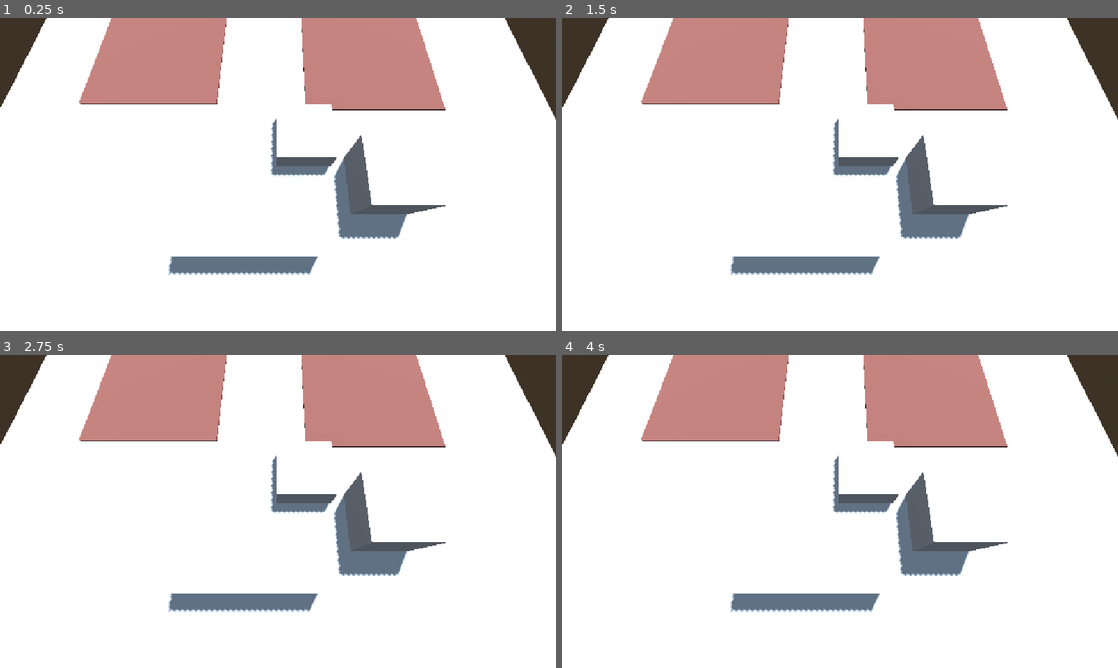
Above: before the commit, frames 1-4 (two rows, left to right).
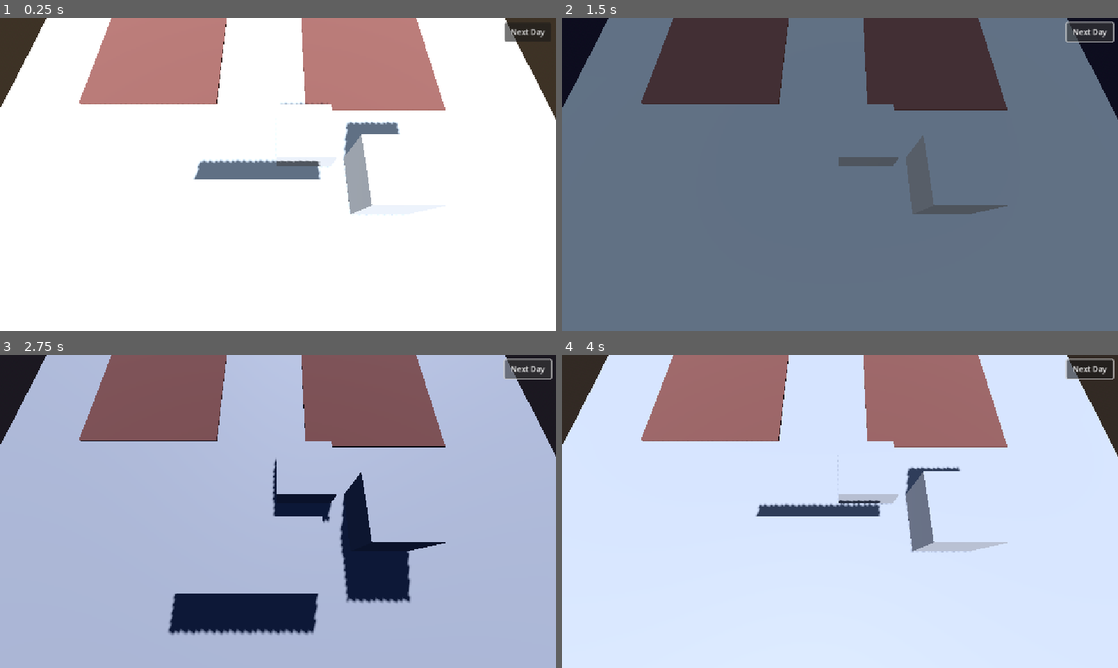
Above: after the commit, the same moments.

Repository: ToBinio/secrets-of-soil
Game: Godot game, scene res://scenes/main.tscn
Two runs of this game, one before a commit and one after it. Both use one fixed random seed, a clock stepped at 60 frames per second and the inputs below.
Inputs (mouse positions are in pixels of both pictures, inside the frame that each line leads up to):
- Up to frame 1 (0.25 s): no input
- Up to frame 2 (1.5 s): click (1090, 30) at 0.5 s, where only the run after the commit has a clickable "Next Day"; click (1090, 30) at 1.25 s, where only the run after the commit has a clickable "Next Day"
- Up to frame 3 (2.75 s): click (528, 367) at 2 s, where only the run after the commit has a clickable "Next Day"
- Up to frame 4 (4 s): move the mouse to (962, 495) at 2.77 s; click (962, 495) at 2.92 s; move the mouse to (728, 527) at 3.52 s; click (728, 527) at 3.67 s

The runs differ from the first frame. In frame 1, 6.1% of the frame differs, in the area x 14-99%, y 1-83%; in frame 2, 95%; in frame 3, 100%, in the area x 0-100%, y 0-100%; in frame 4, 98%.

Commit message:
add simple day-night-cycle

Diff:
--- a/project.godot
+++ b/project.godot
@@ -17,7 +17,7 @@
 
 [autoload]
 
-PlantInfo="*res://scripts/autoloads/plantInfo.gd"
+Global="*res://scripts/autoloads/global.gd"
 
 [display]
 
--- a/scenes/info.gd
+++ b/scenes/info.gd
@@ -6,7 +6,7 @@
 var _open: bool = false;
 
 func _ready() -> void:
-	PlantInfo.on_plant_show.connect(_on_plant_show)
+	Global.on_plant_show.connect(_on_plant_show)
 
 func _on_plant_show(plant: Plant):
 	label.text = plant.name
@@ -18,6 +18,8 @@
 	_open = true
 
 func _on_close_button_down() -> void:
+	print("close")
+
 	if(!_open):
 		return
 
--- a/scenes/info.tscn
+++ b/scenes/info.tscn
@@ -77,6 +77,7 @@
 anchor_bottom = 1.0
 offset_left = -326.0
 offset_right = -6.0
+offset_bottom = 648.0
 grow_vertical = 2
 
 [node name="Label" type="Label" parent="Panel"]
--- a/scenes/main.tscn
+++ b/scenes/main.tscn
@@ -1,15 +1,148 @@
-[gd_scene load_steps=7 format=3 uid="uid://c4l41075qhjsw"]
+[gd_scene load_steps=12 format=3 uid="uid://c4l41075qhjsw"]
 
 [ext_resource type="Script" uid="uid://ck4nxaeidpcxl" path="res://scripts/camera.gd" id="1_0wfyh"]
 [ext_resource type="PackedScene" uid="uid://22wsbw7e8njp" path="res://scenes/world.tscn" id="1_o5qli"]
+[ext_resource type="Script" uid="uid://c41htxxbt565f" path="res://scripts/environment.gd" id="1_tbgi4"]
+[ext_resource type="Script" uid="uid://cb4ftraq7hg1l" path="res://scripts/next_day.gd" id="2_jyhfs"]
 [ext_resource type="PackedScene" uid="uid://cec3esephtkpq" path="res://scenes/info.tscn" id="3_sugp2"]
 
-[sub_resource type="ProceduralSkyMaterial" id="ProceduralSkyMaterial_o5qli"]
-sky_horizon_color = Color(0.662243, 0.671743, 0.686743, 1)
-ground_horizon_color = Color(0.662243, 0.671743, 0.686743, 1)
+[sub_resource type="Animation" id="Animation_sugp2"]
+resource_name = "DayNightCycle"
+length = 4.0
+tracks/0/type = "value"
+tracks/0/imported = false
+tracks/0/enabled = true
+tracks/0/path = NodePath("Sun:rotation")
+tracks/0/interp = 1
+tracks/0/loop_wrap = true
+tracks/0/keys = {
+"times": PackedFloat32Array(0, 3.96667),
+"transitions": PackedFloat32Array(0.594604, 1),
+"update": 0,
+"values": [Vector3(-0.698132, -0.176278, -0.225147), Vector3(5.58505, -0.176278, -0.225147)]
+}
+tracks/1/type = "value"
+tracks/1/imported = false
+tracks/1/enabled = true
+tracks/1/path = NodePath("WorldEnvironment:environment:sky:sky_material:sky_top_color")
+tracks/1/interp = 1
+tracks/1/loop_wrap = true
+tracks/1/keys = {
+"times": PackedFloat32Array(0, 1.02203, 4),
+"transitions": PackedFloat32Array(1, 1, 1),
+"update": 0,
+"values": [Color(0.385, 0.454, 0.55, 1), Color(0.0627451, 0.0980392, 0.207843, 1), Color(0.385, 0.454, 0.55, 1)]
+}
+tracks/2/type = "value"
+tracks/2/imported = false
+tracks/2/enabled = true
+tracks/2/path = NodePath("WorldEnvironment:environment:sky:sky_material:sky_horizon_color")
+tracks/2/interp = 1
+tracks/2/loop_wrap = true
+tracks/2/keys = {
+"times": PackedFloat32Array(0, 1.03556, 4),
+"transitions": PackedFloat32Array(1, 1, 1),
+"update": 0,
+"values": [Color(0.6463, 0.6558, 0.6708, 1), Color(0.172549, 0.227451, 0.352941, 1), Color(0.6463, 0.6558, 0.6708, 1)]
+}
+tracks/3/type = "value"
+tracks/3/imported = false
+tracks/3/enabled = true
+tracks/3/path = NodePath("WorldEnvironment:environment:sky:sky_material:ground_horizon_color")
+tracks/3/interp = 1
+tracks/3/loop_wrap = true
+tracks/3/keys = {
+"times": PackedFloat32Array(0, 1.02203, 4),
+"transitions": PackedFloat32Array(1, 1, 1),
+"update": 0,
+"values": [Color(0.6463, 0.6558, 0.6708, 1), Color(0.172549, 0.227451, 0.352941, 1), Color(0.6463, 0.6558, 0.6708, 1)]
+}
+tracks/4/type = "value"
+tracks/4/imported = false
+tracks/4/enabled = true
+tracks/4/path = NodePath("WorldEnvironment:environment:sky:sky_material:ground_bottom_color")
+tracks/4/interp = 1
+tracks/4/loop_wrap = true
+tracks/4/keys = {
+"times": PackedFloat32Array(0, 1.04233, 4),
+"transitions": PackedFloat32Array(1, 1, 1),
+"update": 0,
+"values": [Color(0.2, 0.169, 0.133, 1), Color(0.0431373, 0.0470588, 0.109804, 1), Color(0.2, 0.169, 0.133, 1)]
+}
+
+[sub_resource type="Animation" id="Animation_jyhfs"]
+length = 0.001
+tracks/0/type = "value"
+tracks/0/imported = false
+tracks/0/enabled = true
+tracks/0/path = NodePath("Sun:rotation")
+tracks/0/interp = 1
+tracks/0/loop_wrap = true
+tracks/0/keys = {
+"times": PackedFloat32Array(0),
+"transitions": PackedFloat32Array(1),
+"update": 0,
+"values": [Vector3(-0.783525, -0.175988, -0.22486)]
+}
+tracks/1/type = "value"
+tracks/1/imported = false
+tracks/1/enabled = true
+tracks/1/path = NodePath("WorldEnvironment:environment:sky:sky_material:sky_top_color")
+tracks/1/interp = 1
+tracks/1/loop_wrap = true
+tracks/1/keys = {
+"times": PackedFloat32Array(0),
+"transitions": PackedFloat32Array(1),
+"update": 0,
+"values": [Color(0.385, 0.454, 0.55, 1)]
+}
+tracks/2/type = "value"
+tracks/2/imported = false
+tracks/2/enabled = true
+tracks/2/path = NodePath("WorldEnvironment:environment:sky:sky_material:sky_horizon_color")
+tracks/2/interp = 1
+tracks/2/loop_wrap = true
+tracks/2/keys = {
+"times": PackedFloat32Array(0),
+"transitions": PackedFloat32Array(1),
+"update": 0,
+"values": [Color(0.6463, 0.6558, 0.6708, 1)]
+}
+tracks/3/type = "value"
+tracks/3/imported = false
+tracks/3/enabled = true
+tracks/3/path = NodePath("WorldEnvironment:environment:sky:sky_material:ground_horizon_color")
+tracks/3/interp = 1
+tracks/3/loop_wrap = true
+tracks/3/keys = {
+"times": PackedFloat32Array(0),
+"transitions": PackedFloat32Array(1),
+"update": 0,
+"values": [Color(0.6463, 0.6558, 0.6708, 1)]
+}
+tracks/4/type = "value"
+tracks/4/imported = false
+tracks/4/enabled = true
+tracks/4/path = NodePath("WorldEnvironment:environment:sky:sky_material:ground_bottom_color")
+tracks/4/interp = 1
+tracks/4/loop_wrap = true
+tracks/4/keys = {
+"times": PackedFloat32Array(0),
+"transitions": PackedFloat32Array(1),
+"update": 0,
+"values": [Color(0.2, 0.169, 0.133, 1)]
+}
+
+[sub_resource type="AnimationLibrary" id="AnimationLibrary_tbgi4"]
+_data = {
+&"DayNightCycle": SubResource("Animation_sugp2"),
+&"RESET": SubResource("Animation_jyhfs")
+}
+
+[sub_resource type="ProceduralSkyMaterial" id="ProceduralSkyMaterial_sugp2"]
 
 [sub_resource type="Sky" id="Sky_0wfyh"]
-sky_material = SubResource("ProceduralSkyMaterial_o5qli")
+sky_material = SubResource("ProceduralSkyMaterial_sugp2")
 
 [sub_resource type="Environment" id="Environment_sugp2"]
 background_mode = 2
@@ -18,12 +151,46 @@
 
 [node name="Main" type="Node3D"]
 
-[node name="WorldEnvironment" type="WorldEnvironment" parent="."]
+[node name="Environment" type="Node" parent="."]
+script = ExtResource("1_tbgi4")
+
+[node name="AnimationPlayer" type="AnimationPlayer" parent="Environment"]
+libraries = {
+&"": SubResource("AnimationLibrary_tbgi4")
+}
+
+[node name="WorldEnvironment" type="WorldEnvironment" parent="Environment"]
 environment = SubResource("Environment_sugp2")
 
-[node name="Sun" type="DirectionalLight3D" parent="."]
-transform = Transform3D(-0.866025, -0.433013, 0.25, 0, 0.5, 0.866025, -0.5, 0.75, -0.433013, 0, 0, 0)
+[node name="Sun" type="DirectionalLight3D" parent="Environment"]
+transform = Transform3D(0.932216, 0.339984, -0.124033, -0.157959, 0.690595, 0.705781, 0.325611, -0.638348, 0.697488, 0, 0, -0.0436931)
 shadow_enabled = true
+
+[node name="Ui" type="Node" parent="."]
+
+[node name="Info" parent="Ui" instance=ExtResource("3_sugp2")]
+
+[node name="NextDay" type="Control" parent="Ui"]
+layout_mode = 3
+anchors_preset = 15
+anchor_right = 1.0
+anchor_bottom = 1.0
+grow_horizontal = 2
+grow_vertical = 2
+mouse_filter = 1
+script = ExtResource("2_jyhfs")
+
+[node name="Button" type="Button" parent="Ui/NextDay"]
+layout_mode = 1
+anchors_preset = 1
+anchor_left = 1.0
+anchor_right = 1.0
+offset_left = -107.0
+offset_top = 9.0
+offset_right = -11.0
+offset_bottom = 48.0
+grow_horizontal = 0
+text = "Next Day"
 
 [node name="Camera3D" type="Camera3D" parent="."]
 transform = Transform3D(1, 0, 0, 0, 0.32608, 0.945342, 0, -0.945342, 0.32608, 0.131146, 6.20349, 7.31348)
@@ -31,6 +198,6 @@
 zoom_speed = 0.15
 zoom_animation_speed = 10.0
 
-[node name="Info" parent="." instance=ExtResource("3_sugp2")]
-
 [node name="World" parent="." instance=ExtResource("1_o5qli")]
+
+[connection signal="pressed" from="Ui/NextDay/Button" to="Ui/NextDay" method="_on_next_day_button_pressed"]
--- /dev/null
+++ b/scenes/plant/growable.tscn
@@ -0,0 +1,6 @@
+[gd_scene load_steps=2 format=3 uid="uid://bbivfwup2rbo2"]
+
+[ext_resource type="Script" uid="uid://cqxn7kbefvw0w" path="res://scripts/growable.gd" id="1_qctm5"]
+
+[node name="Growable" type="Node"]
+script = ExtResource("1_qctm5")
--- a/scenes/plants/sunflower.tscn
+++ b/scenes/plants/sunflower.tscn
@@ -1,15 +1,18 @@
-[gd_scene load_steps=6 format=3 uid="uid://bfvklom7mvg26"]
+[gd_scene load_steps=7 format=3 uid="uid://bfvklom7mvg26"]
 
+[ext_resource type="PackedScene" uid="uid://bbivfwup2rbo2" path="res://scenes/plant/growable.tscn" id="1_1v48e"]
 [ext_resource type="PackedScene" uid="uid://bnju6l2m5u8rc" path="res://assets/plants/sunflower/sunflower.gltf" id="1_40ky6"]
-[ext_resource type="PackedScene" uid="uid://boeiwk7qotto2" path="res://scenes/plant_clicker.tscn" id="1_uoh7n"]
+[ext_resource type="PackedScene" uid="uid://boeiwk7qotto2" path="res://scenes/plant/plant_clicker.tscn" id="1_uoh7n"]
 [ext_resource type="Resource" uid="uid://c85nr0tqy0565" path="res://scripts/resources/plants/sunflower.tres" id="2_duwge"]
-[ext_resource type="PackedScene" uid="uid://bd00p8h4tp4ej" path="res://scenes/click_clear_component.tscn" id="4_1v48e"]
+[ext_resource type="PackedScene" uid="uid://bd00p8h4tp4ej" path="res://scenes/plant/click_clear_component.tscn" id="4_1v48e"]
 
 [sub_resource type="CapsuleShape3D" id="CapsuleShape3D_40ky6"]
 radius = 0.474813
 height = 1.5629
 
 [node name="Sunflower" type="Node3D"]
+
+[node name="Growable" parent="." instance=ExtResource("1_1v48e")]
 
 [node name="Clicker" parent="." instance=ExtResource("1_uoh7n")]
 plant = ExtResource("2_duwge")
--- a/scenes/plants/wheat.tscn
+++ b/scenes/plants/wheat.tscn
@@ -1,6 +1,7 @@
-[gd_scene load_steps=5 format=3 uid="uid://kukoxvnrq6e5"]
+[gd_scene load_steps=6 format=3 uid="uid://kukoxvnrq6e5"]
 
-[ext_resource type="PackedScene" uid="uid://boeiwk7qotto2" path="res://scenes/plant_clicker.tscn" id="1_hodiq"]
+[ext_resource type="PackedScene" uid="uid://bbivfwup2rbo2" path="res://scenes/plant/growable.tscn" id="1_coew3"]
+[ext_resource type="PackedScene" uid="uid://boeiwk7qotto2" path="res://scenes/plant/plant_clicker.tscn" id="1_hodiq"]
 [ext_resource type="PackedScene" uid="uid://bwi3piy4f66no" path="res://assets/plants/wheat/wheat.gltf" id="1_yfabo"]
 [ext_resource type="Resource" uid="uid://dl5fl0mgy1sor" path="res://scripts/resources/plants/wheat.tres" id="2_ucxq8"]
 
@@ -10,6 +11,8 @@
 
 [node name="Wheat" type="Node3D"]
 
+[node name="Growable" parent="." instance=ExtResource("1_coew3")]
+
 [node name="Clicker" parent="." instance=ExtResource("1_hodiq")]
 plant = ExtResource("2_ucxq8")
 
--- a/scripts/autoloads/plantInfo.gd
+++ b/scripts/autoloads/global.gd
@@ -1,6 +1,10 @@
 extends Node
 
 signal on_plant_show(plant: Plant)
+signal on_next_day(plant: Plant)
 
 func show_plant(plant: Plant):
 	on_plant_show.emit(plant)
+
+func next_day():
+	on_next_day.emit()
--- /dev/null
+++ b/scripts/environment.gd
@@ -0,0 +1,9 @@
+extends Node
+
+@onready var animation_player: AnimationPlayer = $AnimationPlayer
+
+func _ready() -> void:
+	Global.on_next_day.connect(_on_nect_day)
+
+func _on_nect_day():
+	animation_player.play("DayNightCycle")
--- /dev/null
+++ b/scripts/growable.gd
@@ -0,0 +1,7 @@
+extends Node
+
+func _ready() -> void:
+	Global.on_next_day.connect(_on_next_day)
+
+func _on_next_day():
+	print("nextDay!")
--- /dev/null
+++ b/scripts/next_day.gd
@@ -0,0 +1,5 @@
+extends Control
+
+
+func _on_next_day_button_pressed() -> void:
+	Global.next_day()
--- a/scripts/plant_clicker.gd
+++ b/scripts/plant_clicker.gd
@@ -4,4 +4,4 @@
 
 func _on_input_event(_camera: Node, event: InputEvent, _event_position: Vector3, _normal: Vector3, _shape_idx: int) -> void:
 	if event is InputEventMouseButton && event.is_pressed() && event.button_index == MOUSE_BUTTON_LEFT:
-		PlantInfo.show_plant(plant)
+		Global.show_plant(plant)
Renamed: scenes/click_clear_component.tscn -> scenes/plant/click_clear_component.tscn
Not shown: 1 places in scenes/plant/plant_clicker.tscn that only renumber resources
Renamed: scripts/autoloads/plantInfo.gd.uid -> scripts/autoloads/global.gd.uid
Not shown, added: scripts/environment.gd.uid
Not shown, added: scripts/growable.gd.uid
Not shown, added: scripts/next_day.gd.uid
